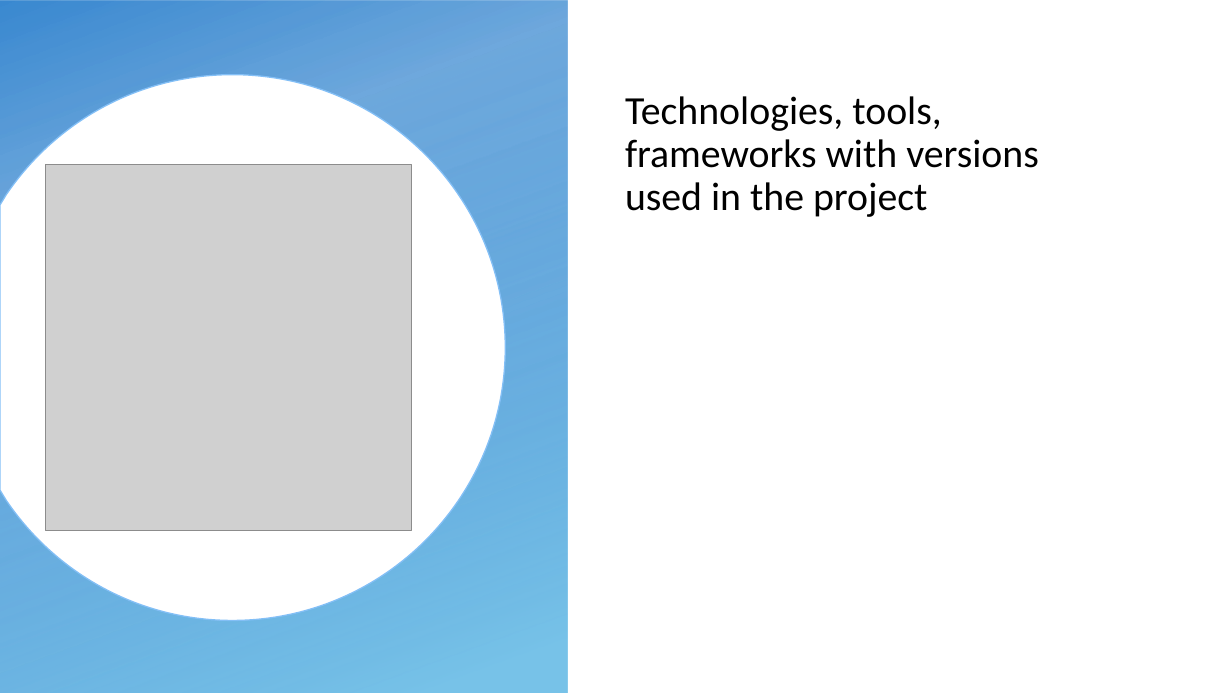
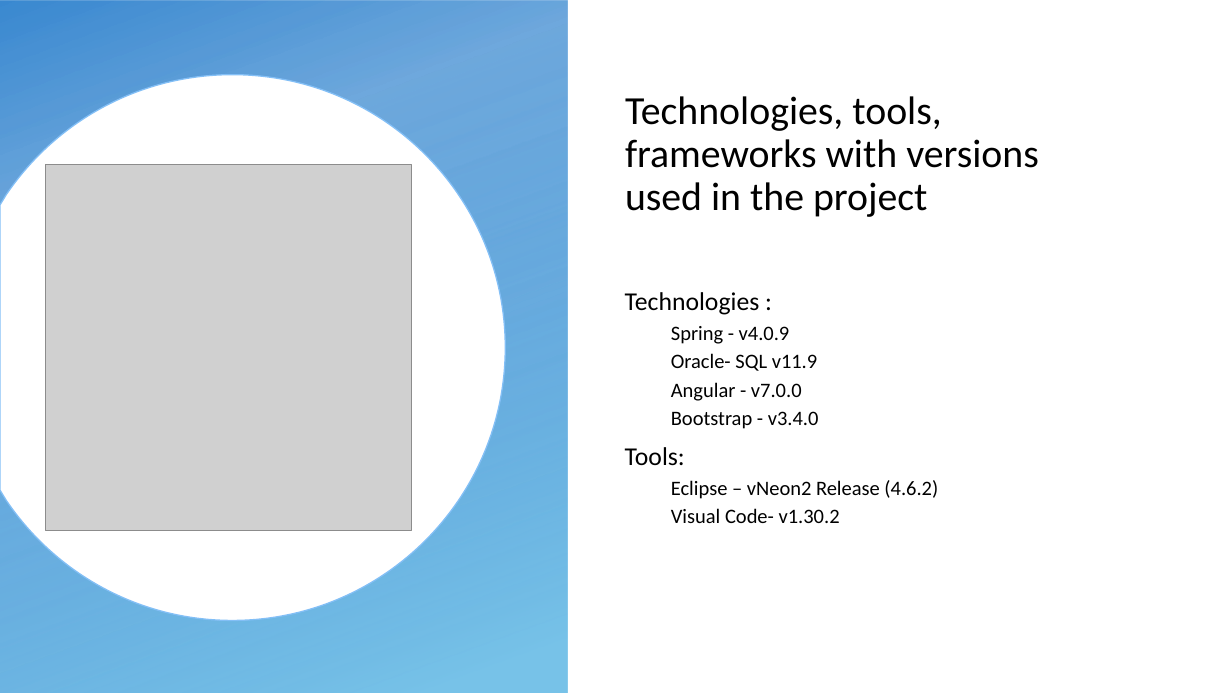
Before and after one commit to shahriteshj/InsurancePortal, a slide deck: slide 6 of Material/JP-Project-Presentation-Template.pptx (slide 7 before the commit). Drawn at 1232x693 pixels with LibreOffice and Linux fonts; fonts in the diff are those of the drawing; grey boxes stand for pictures; background and template pictures are left out. Boxes give left, top, right and bottom in pixels: in the first picture for what was removed or moved away, otherwise in the second. Text is boxed around its words. In the diff, an @@ line names an element or a change of style, - is before the commit and + after.

```diff
--- a/Material/JP-Project-Presentation-Template.pptx
+++ b/Material/JP-Project-Presentation-Template.pptx
@@ text added at (625, 292, 938, 523), 16 pt, text #000000 @@
+Technologies :
+  Spring - v4.0.9
+  Oracle- SQL v11.9
+  Angular - v7.0.0
+  Bootstrap - v3.4.0
+Tools:
+  Eclipse – vNeon2 Release (4.6.2)
+  Visual Code- v1.30.2
```
Also in this commit, not shown: 5 other slides changed, 1 slide removed, 3 other files.
